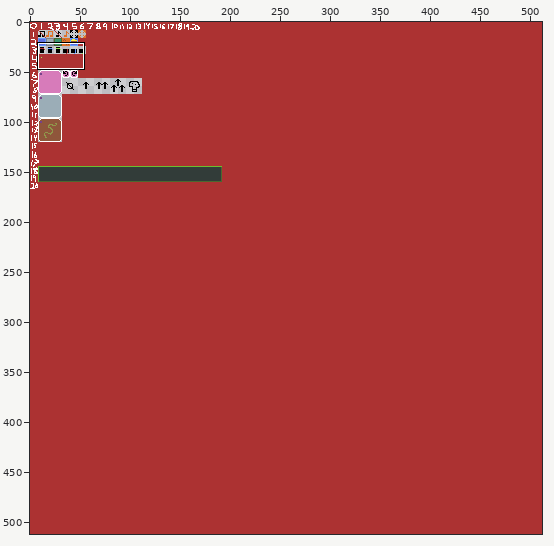
File history of a pixel-art file, src-resources/ludumDare41/images/ase-512-8.ase. The first picture is a wide view before the edit; the outline marks the close-up.
Close-up. As it was:
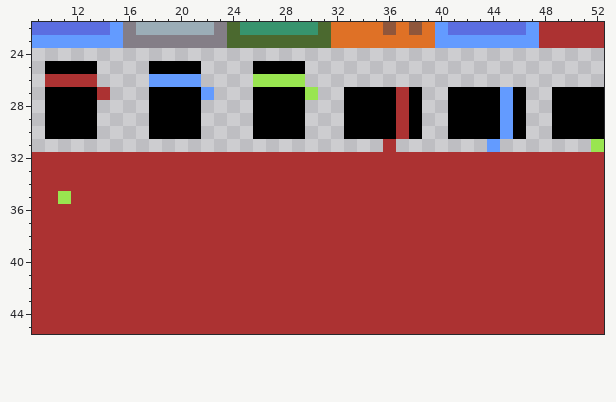
512x512 pixels, 1 frame. Shown: x 9..52, y 22..45.
New version:
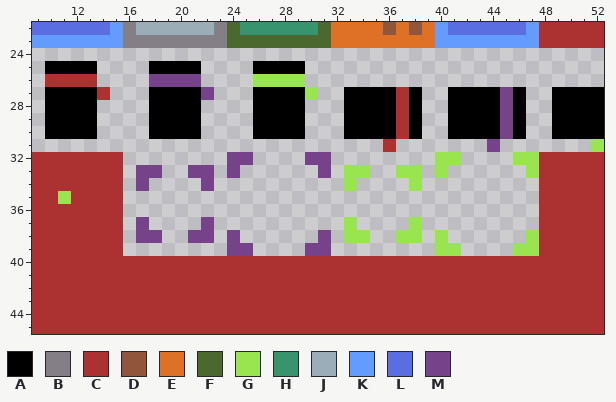
Palette (. is transparent): A #000000  B #847e87  C #ac3232  D #8f563b  E #df7126  F #4b692f  G #99e550  H #37946e  J #9badb7  K #639bff  L #5b6ee1  M #76428a
From old to new:
@@ x 9..52 @@
 25 .AAAA....AAAA....AAAA.......................
-26 .CCCC....KKKK....GGGG.......................
-27 .AAAAC...AAAAK...AAAAG..AAAACA..AAAAKA..AAAA
-28 .AAAA....AAAA....AAAA...AAAACA..AAAAKA..AAAA
-29 .AAAA....AAAA....AAAA...AAAACA..AAAAKA..AAAA
-30 .AAAA....AAAA....AAAA...AAAACA..AAAAKA..AAAA
-31 ...........................C.......K.......G
-32 CCCCCCCCCCCCCCCCCCCCCCCCCCCCCCCCCCCCCCCCCCCC
-33 CCCCCCCCCCCCCCCCCCCCCCCCCCCCCCCCCCCCCCCCCCCC
-34 CCCCCCCCCCCCCCCCCCCCCCCCCCCCCCCCCCCCCCCCCCCC
-35 CCGCCCCCCCCCCCCCCCCCCCCCCCCCCCCCCCCCCCCCCCCC
-36 CCCCCCCCCCCCCCCCCCCCCCCCCCCCCCCCCCCCCCCCCCCC
-37 CCCCCCCCCCCCCCCCCCCCCCCCCCCCCCCCCCCCCCCCCCCC
-38 CCCCCCCCCCCCCCCCCCCCCCCCCCCCCCCCCCCCCCCCCCCC
-39 CCCCCCCCCCCCCCCCCCCCCCCCCCCCCCCCCCCCCCCCCCCC
+26 .CCCC....MMMM....GGGG.......................
+27 .AAAAC...AAAAM...AAAAG..AAAACA..AAAAMA..AAAA
+28 .AAAA....AAAA....AAAA...AAAACA..AAAAMA..AAAA
+29 .AAAA....AAAA....AAAA...AAAACA..AAAAMA..AAAA
+30 .AAAA....AAAA....AAAA...AAAACA..AAAAMA..AAAA
+31 ...........................C.......M.......G
+32 CCCCCCC........MM....MM........GG....GGCCCCC
+33 CCCCCCC.MM..MM.M......M.GG..GG.G......GCCCCC
+34 CCCCCCC.M....M..........G....G.........CCCCC
+35 CCGCCCC................................CCCCC
+36 CCCCCCC................................CCCCC
+37 CCCCCCC.M....M..........G....G.........CCCCC
+38 CCCCCCC.MM..MM.M......M.GG..GG.G......GCCCCC
+39 CCCCCCC........MM....MM........GG....GGCCCCC
 40 CCCCCCCCCCCCCCCCCCCCCCCCCCCCCCCCCCCCCCCCCCCC
